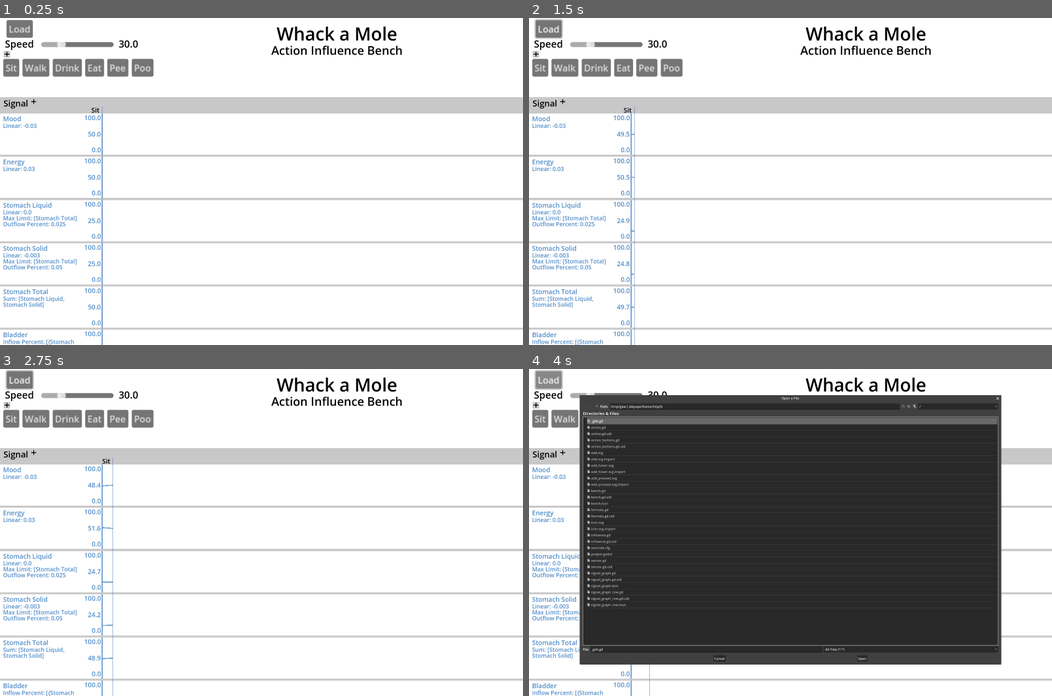
Above: before the commit, frames 1-4 (two rows, left to right).
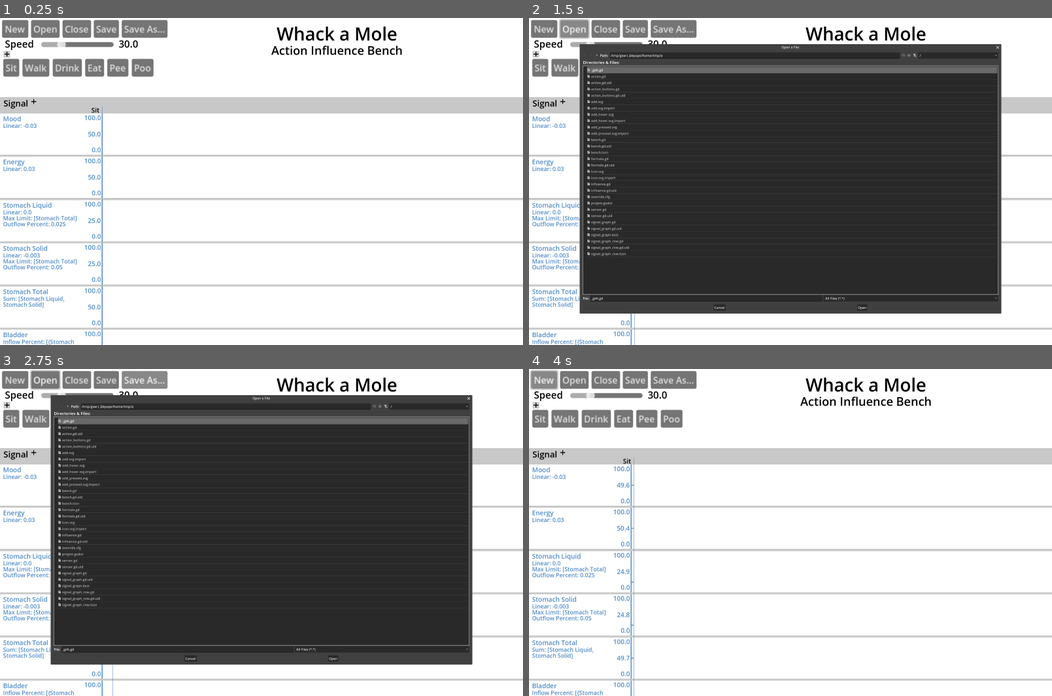
Above: after the commit, the same moments.

Repository: steampunkmind/mitw-action-influence-bench
Game: Godot game, scene res://bench.tscn
Same seed, same stepped clock (60 frames per second), same inputs: the game is played once before the commit and once after it.
Inputs (mouse positions are in pixels of both pictures, inside the frame that each line leads up to):
- Up to frame 1 (0.25 s): no input
- Up to frame 2 (1.5 s): click (549, 27) at 0.5 s, where only the run before the commit has a clickable "Load"; click "Open" at 1.25 s
- Up to frame 3 (2.75 s): click (146, 378) at 2 s, where only the run after the commit has a clickable "Save As..."
- Up to frame 4 (4 s): click (863, 660) at 2.75 s, where only the run after the commit has a clickable "Open"; click (544, 378) at 3.5 s, where only the run after the commit has a clickable "New"

The runs differ from the first frame. In frame 1, 1.5% of the frame differs, in the area x 0-33%, y 0-7%; in frame 2, 68%, in the area x 0-91%, y 0-91%; in frame 3, 68%; in frame 4, 68%.
Error before the commit: Invalid call. Nonexistent function 'get' in base 'Nil'. (res://bench.gd:46)
Error after the commit: Invalid call. Nonexistent function 'get' in base 'Nil'. (res://bench.gd:42)

Commit message:
Implements new model button.

Diff:
--- a/action_buttons.gd
+++ b/action_buttons.gd
@@ -31,6 +31,12 @@
 	clear_action_buttons()
 	add_action_buttons()
 
+
+func set_new_model() -> void:
+	actions.clear()
+	fill_actions(action_array)
+	clear_action_buttons()
+	add_action_buttons()
 
 func get_action_dicts() -> Array:
 	var result = []
--- a/bench.gd
+++ b/bench.gd
@@ -33,10 +33,6 @@
 	$SignalGraph.set_action(action)
 
 
-func _on_load_button_pressed() -> void:
-	$OpenFileDialog.popup_centered_ratio()
-
-
 func _on_open_file_dialog_file_selected(path: String) -> void:
 	$ModelPath.text = path
 	var file = FileAccess.open(path, FileAccess.READ)
@@ -56,7 +52,24 @@
 	return dict
 
 
+func _on_new_button_pressed() -> void:
+	$ActionButtons.set_new_model()
+	$SignalGraph.set_new_model()
+
+
+func _on_open_button_pressed() -> void:
+	$OpenFileDialog.popup_centered_ratio()
+
+
+func _on_close_button_pressed() -> void:
+	pass # Replace with function body.
+
+
 func _on_save_button_pressed() -> void:
 	var file = FileAccess.open($ModelPath.text, FileAccess.WRITE)
 	var content = JSON.stringify(get_dict(), "\t") # Remove the tab to reduce file size someday?
 	file.store_line(content)
+
+
+func _on_save_as_button_pressed() -> void:
+	pass # Replace with function body.
--- a/bench.tscn
+++ b/bench.tscn
@@ -60,24 +60,50 @@
 label_settings = SubResource("LabelSettings_i6k0q")
 vertical_alignment = 1
 
-[node name="LoadButton" type="Button" parent="."]
-layout_mode = 0
-offset_left = 32.0
-offset_top = 10.0
-offset_right = 76.0
-offset_bottom = 41.0
-scale = Vector2(2.8, 2.8)
-text = "Load"
+[node name="NewButton" type="Button" parent="."]
+layout_mode = 0
+offset_left = 10.0
+offset_top = 10.0
+offset_right = 56.0
+offset_bottom = 41.0
+scale = Vector2(2.8, 2.8)
+text = "New"
+
+[node name="OpenButton" type="Button" parent="."]
+layout_mode = 0
+offset_left = 152.0
+offset_top = 10.0
+offset_right = 198.0
+offset_bottom = 41.0
+scale = Vector2(2.8, 2.8)
+text = "Open"
+
+[node name="CloseButton" type="Button" parent="."]
+layout_mode = 0
+offset_left = 306.0
+offset_top = 10.0
+offset_right = 356.0
+offset_bottom = 41.0
+scale = Vector2(2.8, 2.8)
+text = "Close"
 
 [node name="SaveButton" type="Button" parent="."]
-visible = false
-layout_mode = 0
-offset_left = 173.0
-offset_top = 10.0
-offset_right = 217.0
+layout_mode = 0
+offset_left = 459.0
+offset_top = 10.0
+offset_right = 503.0
 offset_bottom = 41.0
 scale = Vector2(2.8, 2.8)
 text = "Save"
+
+[node name="SaveAsButton" type="Button" parent="."]
+layout_mode = 0
+offset_left = 596.0
+offset_top = 10.0
+offset_right = 676.0
+offset_bottom = 41.0
+scale = Vector2(2.8, 2.8)
+text = "Save As..."
 
 [node name="FrameRateLabel" type="Label" parent="."]
 layout_mode = 0
@@ -302,8 +328,11 @@
 file_mode = 0
 access = 2
 
-[connection signal="pressed" from="LoadButton" to="." method="_on_load_button_pressed"]
+[connection signal="pressed" from="NewButton" to="." method="_on_new_button_pressed"]
+[connection signal="pressed" from="OpenButton" to="." method="_on_open_button_pressed"]
+[connection signal="pressed" from="CloseButton" to="." method="_on_close_button_pressed"]
 [connection signal="pressed" from="SaveButton" to="." method="_on_save_button_pressed"]
+[connection signal="pressed" from="SaveAsButton" to="." method="_on_save_as_button_pressed"]
 [connection signal="value_changed" from="FrameRateSlider" to="." method="_on_frame_rate_slider_value_changed"]
 [connection signal="action_button_pressed" from="ActionButtons" to="." method="_on_action_button_pressed"]
 [connection signal="button_up" from="ActionButtons/AddButton" to="ActionButtons" method="_on_add_button_button_up"]
--- a/signal_graph.gd
+++ b/signal_graph.gd
@@ -24,6 +24,14 @@
 # Called every frame. 'delta' is the elapsed time since the previous frame.
 func _process(delta: float) -> void:
 	pass
+
+
+func set_new_model() -> void:
+	clear_signal_graph_rows()
+	fill_sensors(signal_array_dicts)
+	add_signal_graph_rows()
+	set_action(init_action)
+
 
 func _on_add_button_button_up() -> void:
 	clear_signal_graph_rows()
